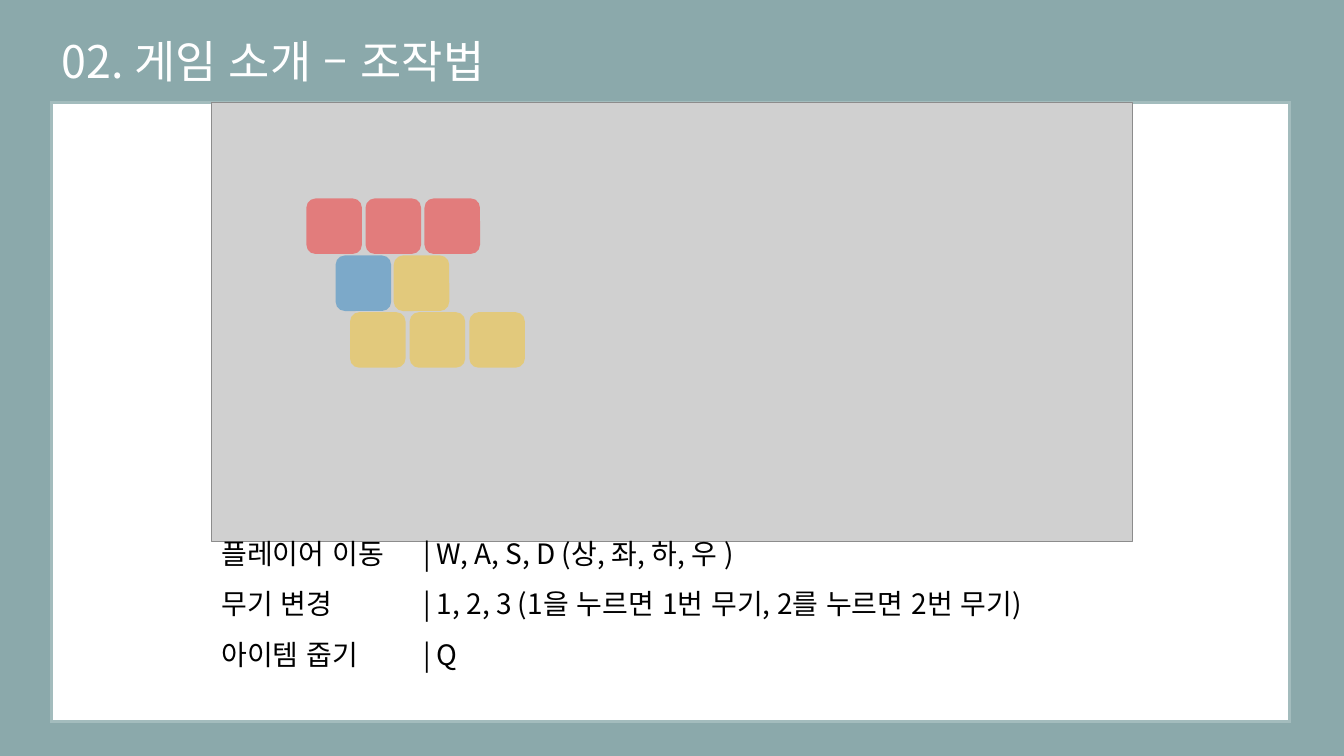
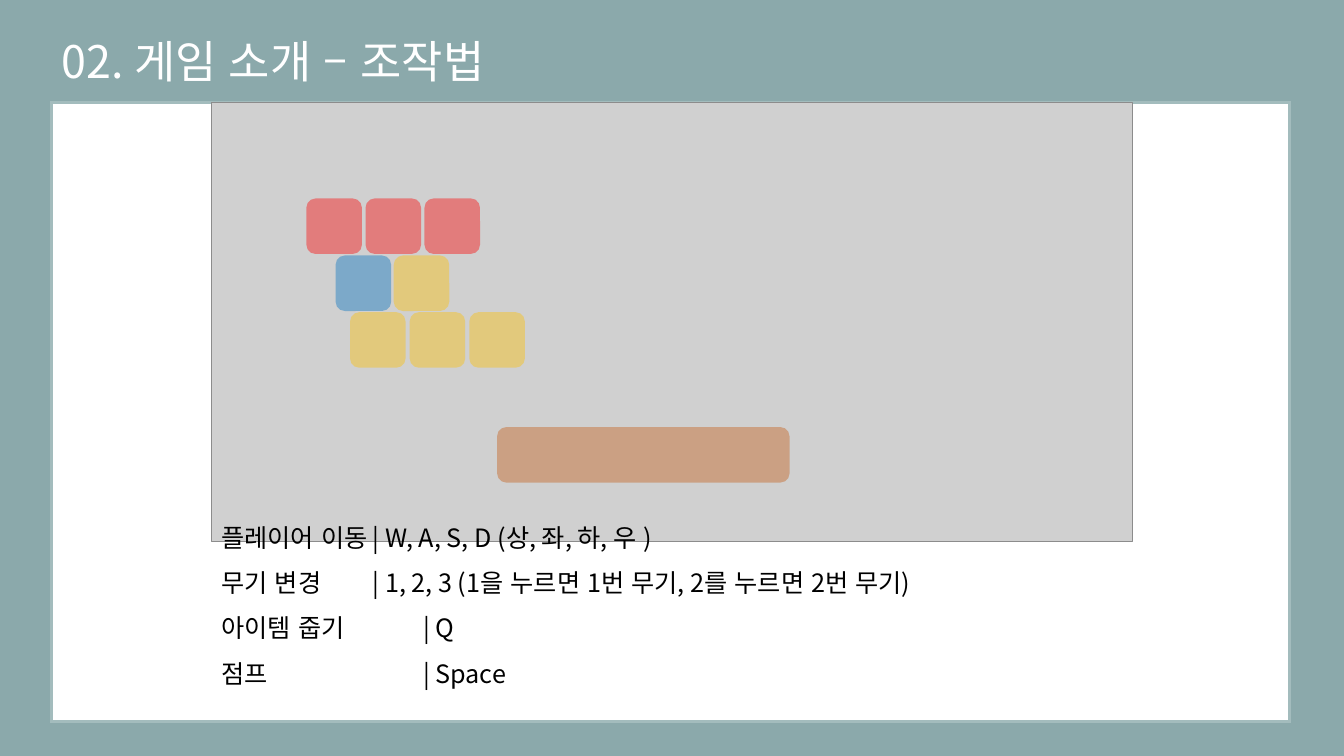
Before and after one commit to eunjiyun/Graduation_Work, a slide deck: slide 11 of Game_Design/2019184003 김 선아 장르 제안서.pptx. Drawn at 1344x756 pixels with LibreOffice and Linux fonts; fonts in the diff are those of the drawing; grey boxes stand for pictures. Boxes give left, top, right and bottom in pixels: in the first picture for what was removed or moved away, otherwise in the second. Text is boxed around its words. In the diff, an @@ line names an element or a change of style, - is before the commit and + after.

```diff
--- a/Game_Design/2019184003 김 선아 장르 제안서.pptx
+++ b/Game_Design/2019184003 김 선아 장르 제안서.pptx
@@ rounded rectangle added at (x1=497, y1=427, x2=789, y2=483), fill #C55A11 at 40% opacity @@
@@ text "플레이어 이동 | W, A, ..." moved from (x1=221, y1=536, x2=1022, y2=670) to (x1=221, y1=526, x2=911, y2=689) @@
@@ text at (x1=221, y1=526, x2=911, y2=642): size 20 to 18 pt in "플레이어 이동 | W, A, S, D ...", "무기 변경 | 1, 2, 3 (1을 ...", "아이템 줍기 | Q" @@
@@ text at (x1=221, y1=662, x2=506, y2=689): paragraph added @@
+점프 | Space
```
Also in this commit, not shown: 1 other slide changed, 1 slide added, 1 slide removed.
